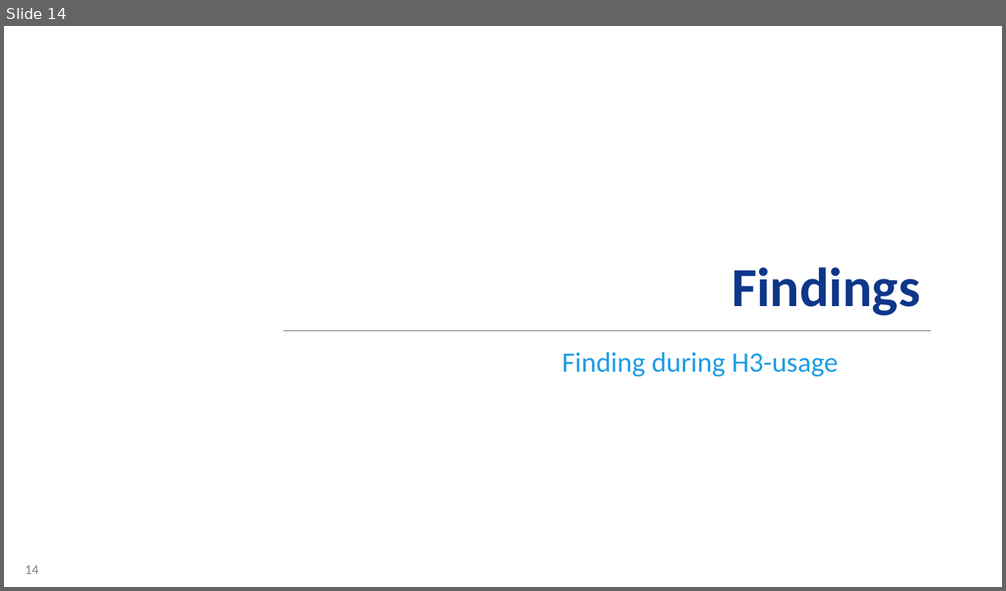
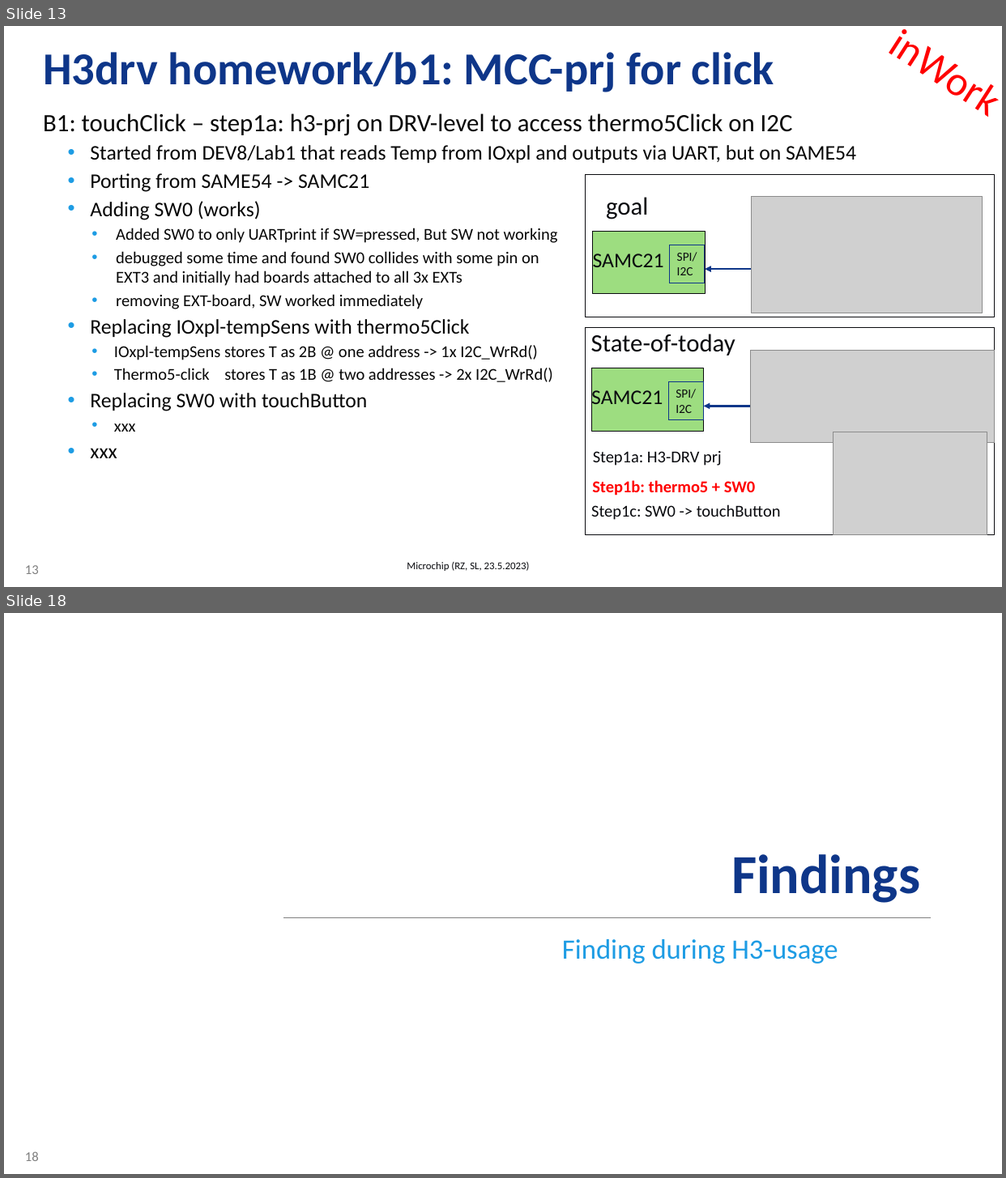
Before and after one commit to stefanluethin-microchip/h3_touch_samc21, a slide deck: H3drvHome_RZ-SL_C21_touch.pptx. Shown one above the other, each under a label of ours: slide 14 before the commit, slides 13 and 18 after it; the slides between them are not shown. The pictures are 1006x591 and 1006x1178 pixels, drawn with LibreOffice and Linux fonts; fonts in the diff are those of the drawing; grey boxes stand for pictures; background and template pictures are left out. Boxes give left, top, right and bottom in pixels: in the first picture for what was removed or moved away, otherwise in the second. Text is boxed around its words. In the diff, an @@ line names an element or a change of style, - is before the commit and + after.

```diff
--- a/H3drvHome_RZ-SL_C21_touch.pptx
+++ b/H3drvHome_RZ-SL_C21_touch.pptx
@@ slide 13 added at [4,26,1002,587], background #FFFFFF; not listed: 1 template element that a slide beside it also shows @@
@@ text added at [865,26,1002,138], 40 pt, text #FF0000 @@
+inWork
@@ title added at [43,52,774,92], 44 pt, text #0E3689, bold @@
+H3drv homework/b1: MCC-prj for click
@@ text added at [43,113,856,459], 16 pt, text #070707 @@
+B1: touchClick – step1a: h3-prj on DRV-level to access thermo5Click on I2C
+  • Started from DEV8/Lab1 that reads Temp from IOxpl and outputs via UART, but on SAME54
+  • Porting from SAME54 -> SAMC21
+  • Adding SW0 (works)
+    • Added SW0 to only UARTprint if SW=pressed, But SW not working
+    • debugged some time and found SW0 collides with some pin on
+      EXT3 and initially had boards attached to all 3x EXTs
+    • removing EXT-board, SW worked immediately
+  • Replacing IOxpl-tempSens with thermo5Click
+    • IOxpl-tempSens stores T as 2B @ one address -> 1x I2C_WrRd()
+    • Thermo5-click stores T as 1B @ two addresses -> 2x I2C_WrRd()
+  • Replacing SW0 with touchButton
+    • xxx
+  • xxx
@@ group added at [586,174,995,318]: 3 rectangles, 2 texts, 1 arrow, 1 picture @@
+SAMC21
+SPI/I2C
+goal
@@ group added at [586,327,995,535]: 5 texts, 3 rectangles, 2 pictures, 1 arrow @@
+SAMC21
+SPI/I2C
+State-of-today
+Step1b: thermo5 + SW0
+Step1c: SW0 -> touchButton
+Step1a: H3-DRV prj
@@ text added at [407,561,530,571], 10 pt, text #0A0B0F @@
+Microchip (RZ, SL, 23.5.2023)
@@ what was slide 14 is now slide 18 @@
@@ page number at [25,1152,39,1161]: text changed @@
-14
+18
```
Also in this commit, not shown: 7 slides changed, 7 other slides added.
